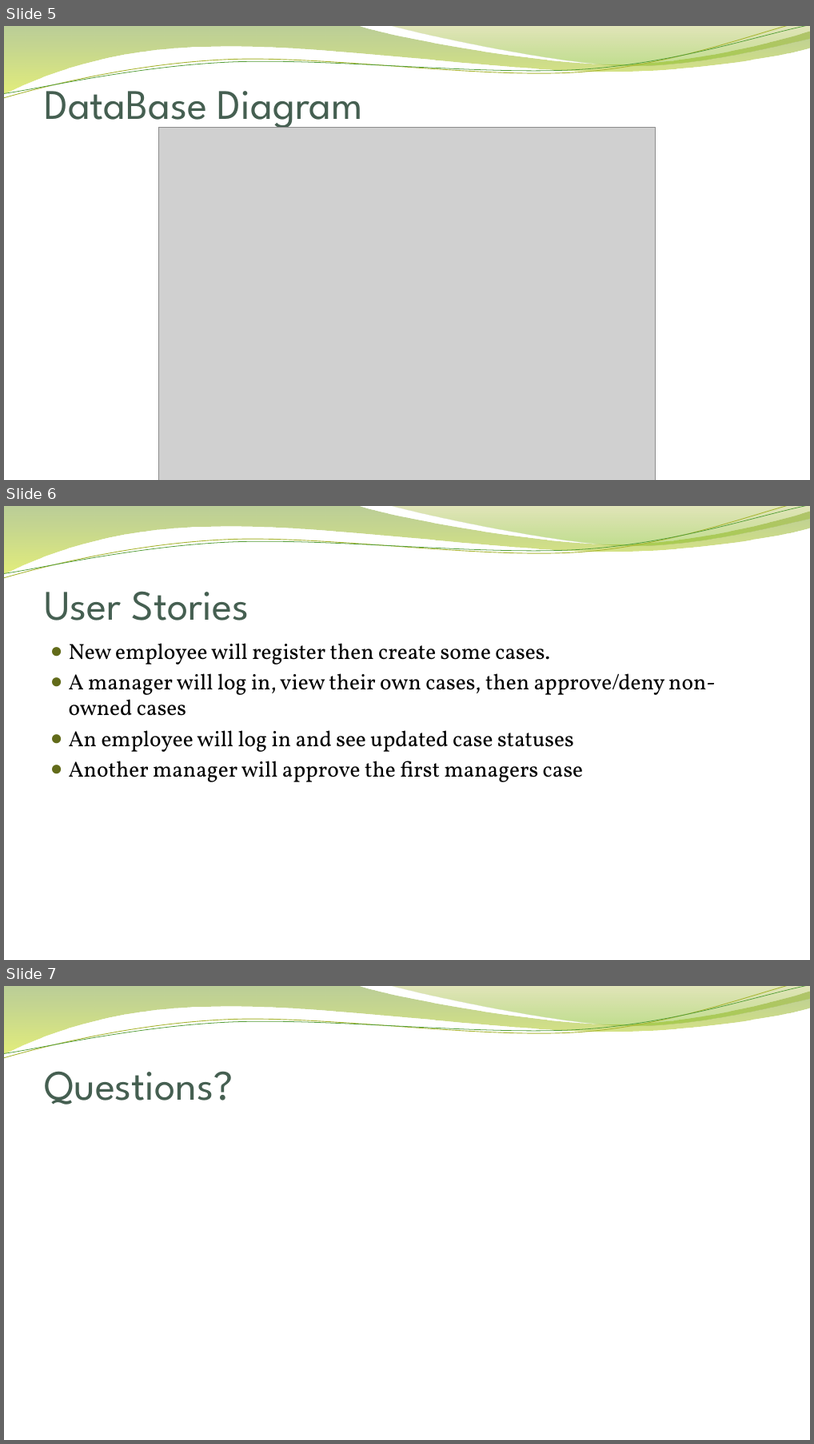
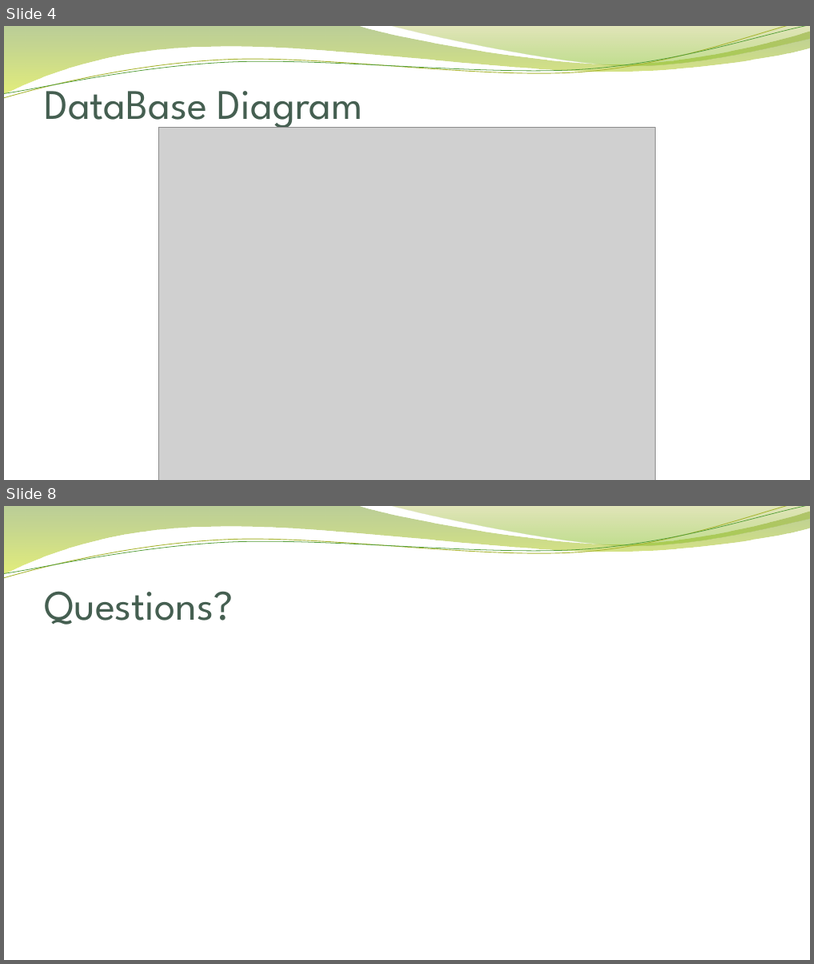
Before and after one commit to 2014ALee/1806-Jun18-Java-USF, a slide deck: Brandon_Scoggins_Code/project_1/Project 1 - ERS.pptx. Shown one above the other, each under a label of ours: slides 5, 6 and 7 before the commit, slides 4 and 8 after it; the slides between them are not shown. The pictures are 814x1444 and 814x964 pixels, drawn with LibreOffice and Linux fonts; fonts in the diff are those of the drawing; grey boxes stand for pictures; background and template pictures are left out. Boxes give left, top, right and bottom in pixels: in the first picture for what was removed or moved away, otherwise in the second. Text is boxed around its words. In the diff, an @@ line names an element or a change of style, - is before the commit and + after.

```diff
--- a/Brandon_Scoggins_Code/project_1/Project 1 - ERS.pptx
+++ b/Brandon_Scoggins_Code/project_1/Project 1 - ERS.pptx
@@ slide 6 removed at bbox=[4, 506, 810, 960], background picture (left out); not listed: 4 template elements that a slide beside it also shows @@
@@ title removed at bbox=[44, 591, 250, 620] @@
-User Stories
@@ text removed at bbox=[69, 643, 716, 782] @@
-● New employee will register then create some cases.
-● A manager will log in, view their own cases, then approve/deny non-owned cases
-● An employee will log in and see updated case statuses
-● Another manager will approve the first managers case
@@ what was slide 5 is now slide 4 @@
@@ what was slide 7 is now slide 8 @@
```
Also in this commit, not shown: 2 slides changed, 2 slides added, 31 other files.
